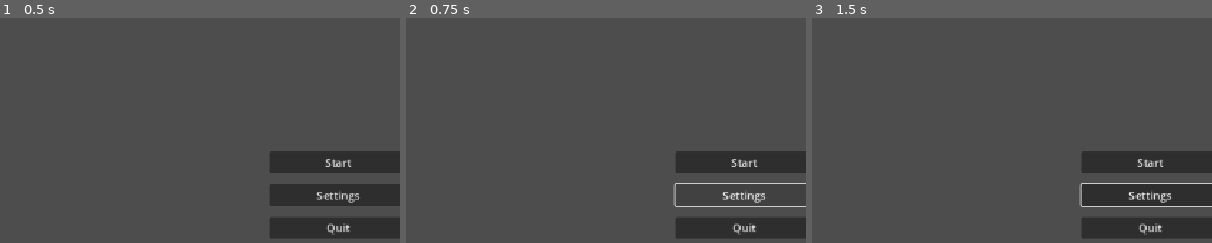
Above: before the commit, frames 1-3 (left to right).
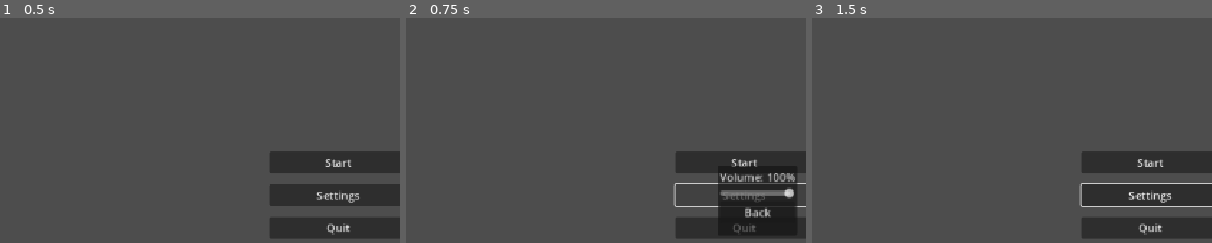
Above: after the commit, the same moments.

Repository: RobinPilt/UTGJ2025_c4
Game: Godot game, scene res://scenes/core/main.tscn
The game is run twice, just before and just after one commit, with the same random seed, the same clock (stepped at 60 frames per second) and the same inputs.
Inputs (mouse positions are % of the whole screen's width and height, from its top left):
- Up to frame 1 (0.5 s): no input
- Up to frame 2 (0.75 s): click "Settings" at 0.5 s
- Up to frame 3 (1.5 s): click (50, 53) at 1.25 s, where only the run after the commit has a clickable "Back"
The pictures show only the part of the screen within x 6-56%, y 9-59%; the shares and areas given below are measured in that part.

Frame 1 is identical in both runs. In frame 2, 3.7% of the frame differs, in the area x 78-98%, y 65-97%; in frame 3, nothing differs.

Commit message:
Added volume slider under Settings menu

Diff:
--- a/koguja/scenes/ui/MainMenu.tscn
+++ b/koguja/scenes/ui/MainMenu.tscn
@@ -1,6 +1,7 @@
-[gd_scene load_steps=2 format=3 uid="uid://fsdy1brkymoy"]
+[gd_scene load_steps=3 format=3 uid="uid://fsdy1brkymoy"]
 
 [ext_resource type="Script" uid="uid://cjflgda0ri4rr" path="res://scenes/ui/MainMenu.gd" id="1_vjtqc"]
+[ext_resource type="Script" uid="uid://s8bdcjihmwbm" path="res://scenes/ui/Settings.gd" id="2_6jbdy"]
 
 [node name="MainMenu" type="Control"]
 layout_mode = 3
@@ -29,6 +30,7 @@
 [node name="Settings" type="Button" parent="CenterContainer/VBoxContainer"]
 layout_mode = 2
 text = "Settings"
+script = ExtResource("2_6jbdy")
 
 [node name="QuitButton" type="Button" parent="CenterContainer/VBoxContainer"]
 layout_mode = 2
--- /dev/null
+++ b/koguja/scenes/ui/Settings.gd
@@ -0,0 +1,58 @@
+# res://scripts/ui/Settings.gd
+extends Button
+
+var popup: PopupPanel
+var volume_slider: HSlider
+var volume_label: Label
+var back_btn: Button
+
+func _ready() -> void:
+	# Connect button to open the popup
+	self.pressed.connect(_on_settings_pressed)
+
+	# Build popup in code since we can't add nodes in the scene
+	popup = PopupPanel.new()
+	popup.name = "SettingsPopup"
+	add_child(popup)
+
+	var vbox = VBoxContainer.new()
+	popup.add_child(vbox)
+
+	# Label
+	volume_label = Label.new()
+	vbox.add_child(volume_label)
+
+	# Slider
+	volume_slider = HSlider.new()
+	volume_slider.min_value = 0
+	volume_slider.max_value = 100
+	volume_slider.step = 1
+	vbox.add_child(volume_slider)
+
+	# Back button
+	back_btn = Button.new()
+	back_btn.text = "Back"
+	vbox.add_child(back_btn)
+
+	# Connect signals
+	back_btn.pressed.connect(_on_back_pressed)
+	volume_slider.value_changed.connect(_on_volume_changed)
+
+	# Initialize volume
+	var bus_idx := AudioServer.get_bus_index("Master")
+	volume_slider.value = db_to_linear(AudioServer.get_bus_volume_db(bus_idx)) * 100.0
+	_update_volume_label()
+
+func _on_settings_pressed() -> void:
+	popup.popup_centered()
+
+func _on_back_pressed() -> void:
+	popup.hide()
+
+func _on_volume_changed(value: float) -> void:
+	var bus_idx := AudioServer.get_bus_index("Master")
+	AudioServer.set_bus_volume_db(bus_idx, linear_to_db(value / 100.0))
+	_update_volume_label()
+
+func _update_volume_label() -> void:
+	volume_label.text = "Volume: %d%%" % int(volume_slider.value)
Not shown, added: koguja/scenes/ui/Settings.gd.uid
